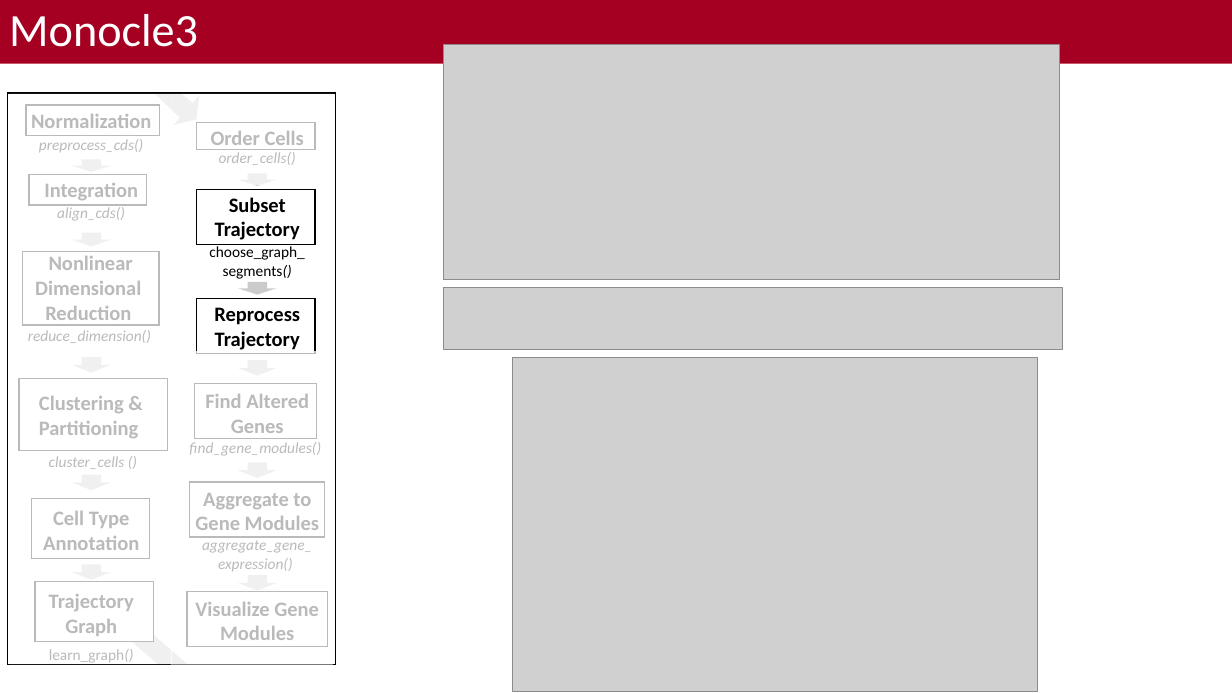
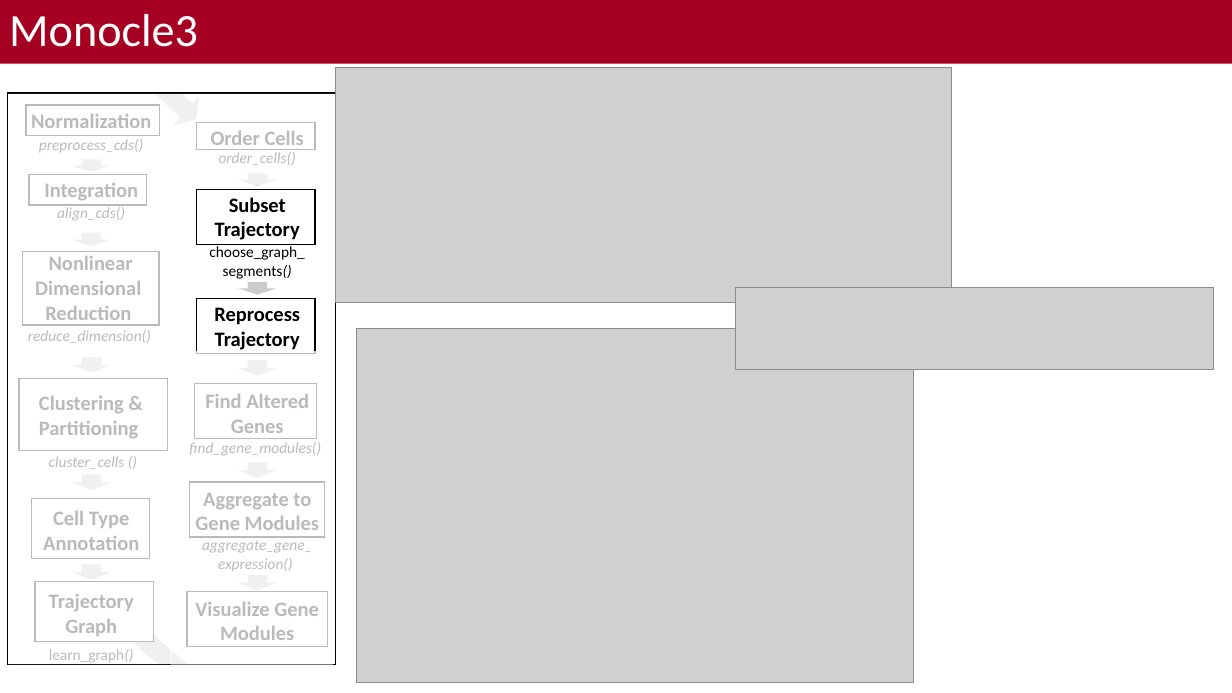
Before and after one commit to bacorli2/scrna_workshop, a slide deck: slide 12 of M6_Monocle_Pseudotime/M5_Monocle_Timeseries.pptx. Drawn at 1232x693 pixels with LibreOffice and Linux fonts; fonts in the diff are those of the drawing; grey boxes stand for pictures; background and template pictures are left out. Boxes give left, top, right and bottom in pixels: in the first picture for what was removed or moved away, otherwise in the second. Text is boxed around its words. In the diff, an @@ line names an element or a change of style, - is before the commit and + after.

Commit message:
Finished first pass for M6. Starting second attempt to use Monocle3 from Seurat import.

```diff
--- a/M6_Monocle_Pseudotime/M5_Monocle_Timeseries.pptx
+++ b/M6_Monocle_Pseudotime/M5_Monocle_Timeseries.pptx
@@ picture: place and size @@
-picture at bbox=[444, 44, 1060, 279]
+picture at bbox=[335, 67, 952, 302]
@@ picture removed at bbox=[444, 287, 1063, 350] @@
@@ picture added at bbox=[736, 287, 1214, 371] @@
@@ picture: place and size @@
-picture at bbox=[513, 358, 1038, 691]
+picture at bbox=[357, 329, 913, 683]
```
Also in this commit, not shown: 3 other slides changed, 1 slide added, 2 slides removed, 1 other file.
